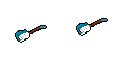
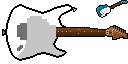
Before/after of a (128, 64) layered artwork. What changed in the layer stack:
painted on "Destiny_guitar" over [1, 4, 128, 61]
painted on "player-die3.png" over [76, 0, 128, 36]
